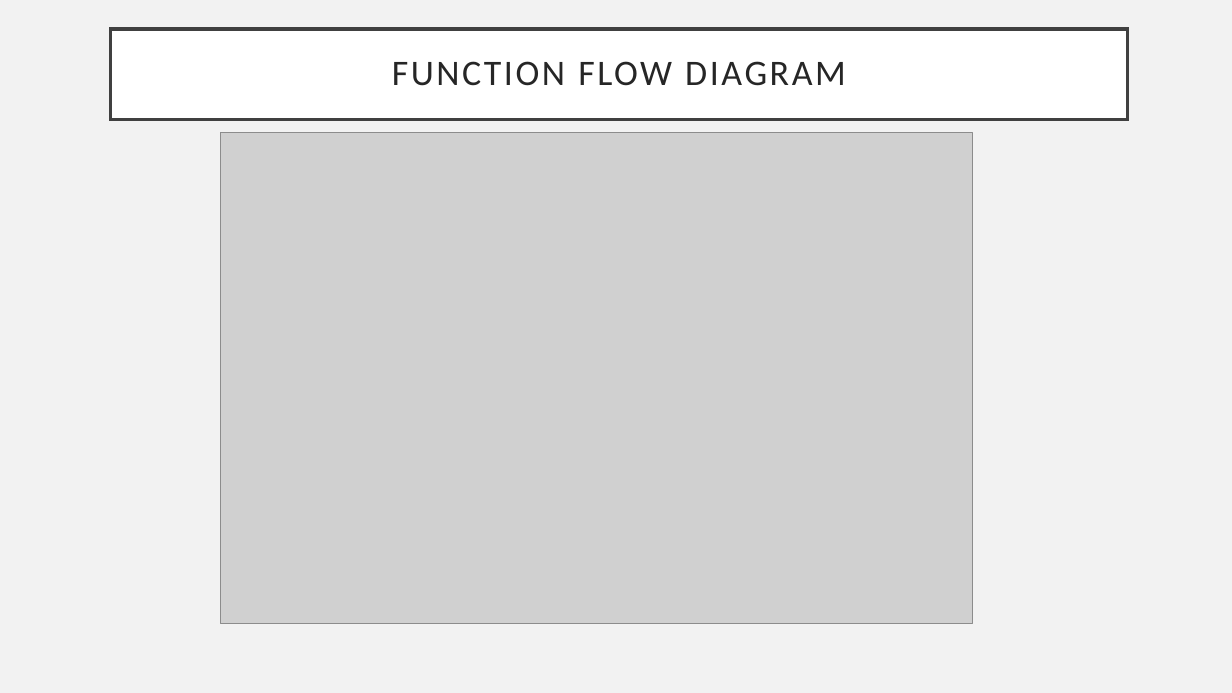
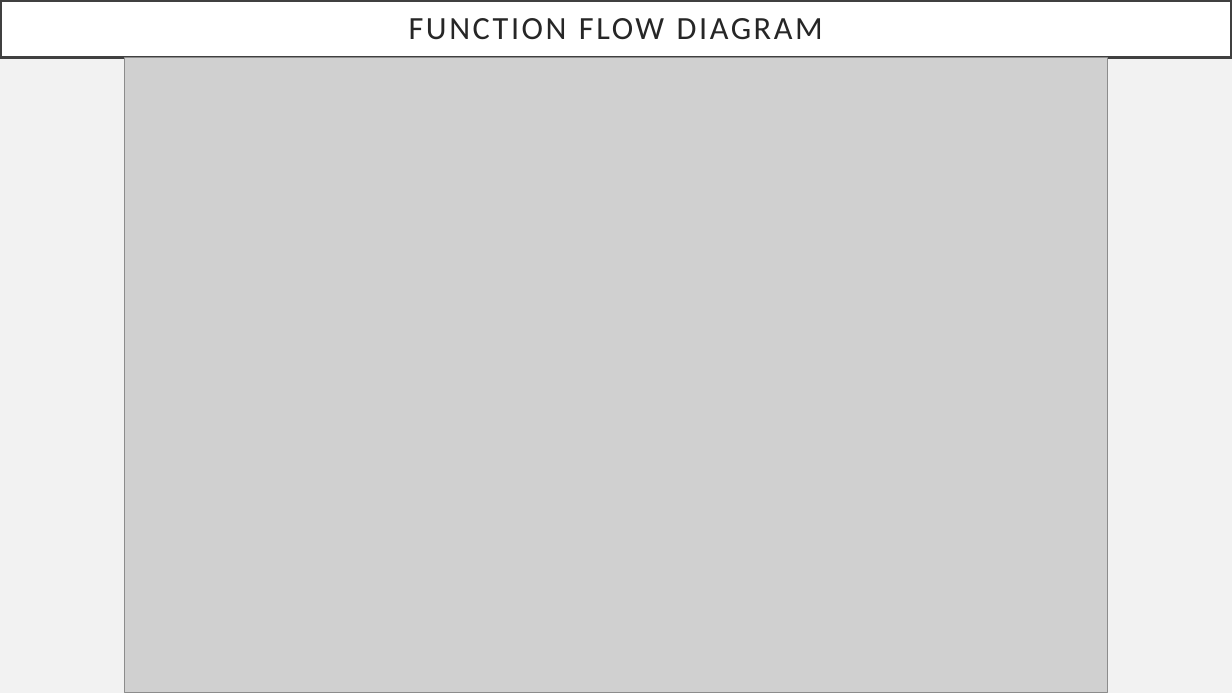
Before and after one commit to ejlee127/NC-County-Statistics, a slide deck: slide 4 of proposal/NC Census Data analysis 10-06.pptx. Drawn at 1232x693 pixels with LibreOffice and Linux fonts; fonts in the diff are those of the drawing; grey boxes stand for pictures. Boxes give left, top, right and bottom in pixels: in the first picture for what was removed or moved away, otherwise in the second. Text is boxed around its words. In the diff, an @@ line names an element or a change of style, - is before the commit and + after.

```diff
--- a/proposal/NC Census Data analysis 10-06.pptx
+++ b/proposal/NC Census Data analysis 10-06.pptx
@@ title "FUNCTION FLOW DIAGRAM": place and size @@
-title "FUNCTION FLOW DIAGRAM" at (111, 29, 1128, 119)
+title "FUNCTION FLOW DIAGRAM" at (0, 0, 1232, 58)
@@ title "FUNCTION FLOW DIAGRAM" at (0, 0, 1232, 58): size 28 to 25.2 pt @@
@@ picture: place and size @@
-picture at (221, 132, 972, 624)
+picture at (125, 58, 1107, 693)
```
Also in this commit, not shown: 4 other slides changed, 1 slide added, 1 slide removed.
